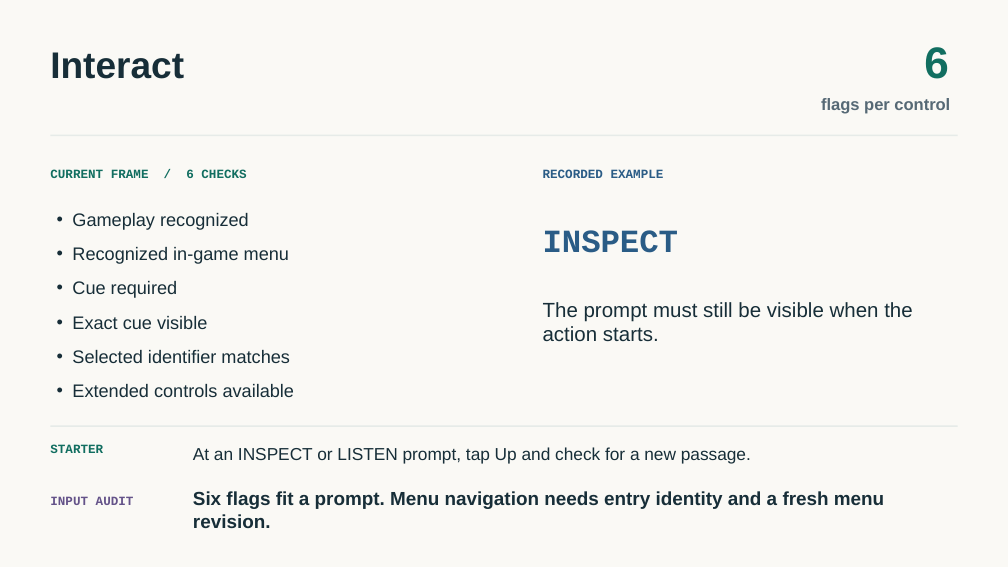
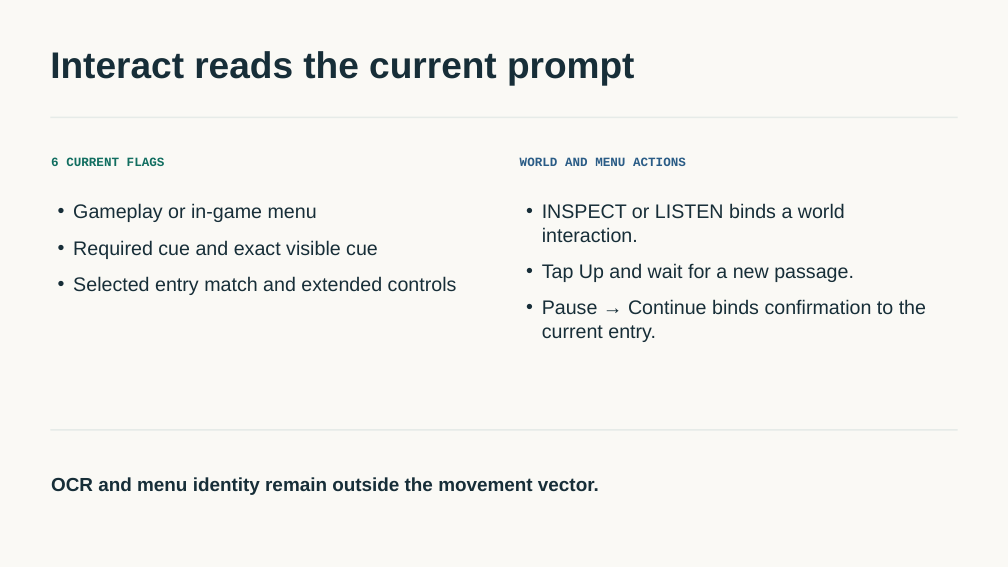
Before and after one commit to tabutyn/hollow-knight-vision, a slide deck: slide 10 of docs/playing-policies/playing-policies.pptx. Drawn at 1008x567 pixels with LibreOffice and Linux fonts; fonts in the diff are those of the drawing. Boxes give left, top, right and bottom in pixels: in the first picture for what was removed or moved away, otherwise in the second. Text is boxed around its words. In the diff, an @@ line names an element or a change of style, - is before the commit and + after.

Commit message:
Bind Gemma policy scores to live targets and verify the handoff in game

```diff
--- a/docs/playing-policies/playing-policies.pptx
+++ b/docs/playing-policies/playing-policies.pptx
@@ text at <box>50,51,635,85</box>: text changed; size 19.5 to 35.2 pt; bold on @@
-The prompt must still be visible when the action starts.
+Interact reads the current prompt
@@ text removed at <box>924,47,949,79</box> @@
-6
@@ rectangle: place and size @@
-rectangle at <box>51,135,958,136</box>
+rectangle at <box>51,116,958,118</box>
@@ text removed at <box>50,169,246,178</box> @@
-CURRENT FRAME / 6 CHECKS
@@ text at <box>51,157,165,166</box>: text changed; size 15.8 to 12 pt; font Arial to Courier New; text colour #566975 to #116E60 @@
-flags per control
+6 CURRENT FLAGS
@@ text added at <box>520,157,686,166</box>, 12 pt, text #2A5C86, bold @@
+WORLD AND MENU ACTIONS
@@ text removed at <box>543,169,664,178</box> @@
-RECORDED EXAMPLE
@@ text at <box>73,203,457,295</box>: text changed; size 17.2 to 18.8 pt @@
-• Gameplay recognized
-• Recognized in-game menu
-• Cue required
-• Exact cue visible
-• Selected identifier matches
-• Extended controls available
+• Gameplay or in-game menu
+• Required cue and exact visible cue
+• Selected entry match and extended controls
@@ text added at <box>542,203,926,342</box>, 18.8 pt, text #172E38 @@
+• INSPECT or LISTEN binds a world interaction.
+• Tap Up and wait for a new passage.
+• Pause → Continue binds confirmation to the current entry.
@@ text removed at <box>543,230,679,253</box> @@
-INSPECT
@@ text removed at <box>50,444,103,453</box> @@
-STARTER
@@ rectangle: place and size @@
-rectangle at <box>51,425,958,426</box>
+rectangle at <box>51,430,958,431</box>
@@ text removed at <box>193,447,751,464</box> @@
-At an INSPECT or LISTEN prompt, tap Up and check for a new passage.
@@ text added at <box>51,477,599,495</box>, 18 pt, text #172E38, bold @@
+OCR and menu identity remain outside the movement vector.
@@ text removed at <box>50,496,134,505</box> @@
-INPUT AUDIT
@@ text removed at <box>193,491,884,528</box> @@
-Six flags fit a prompt. Menu navigation needs entry identity and a fresh menu revision.
```
Also in this commit, not shown: 2 other slides changed, 9 slides added, 9 slides removed, 33 other files.
